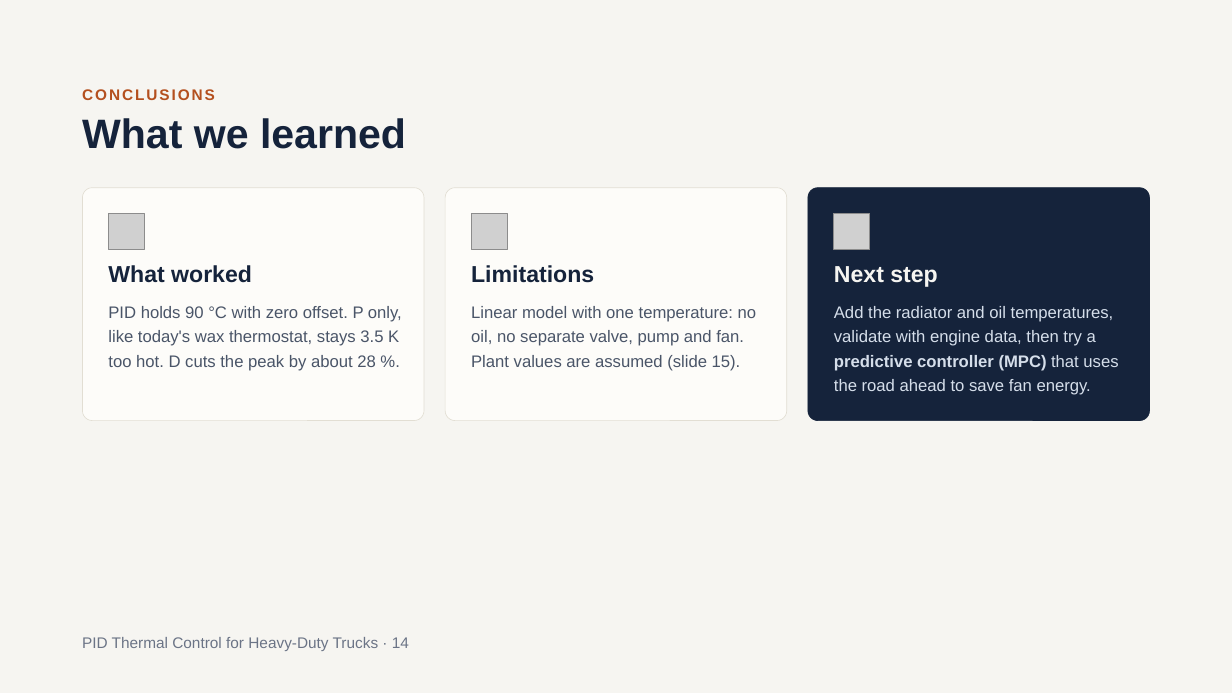
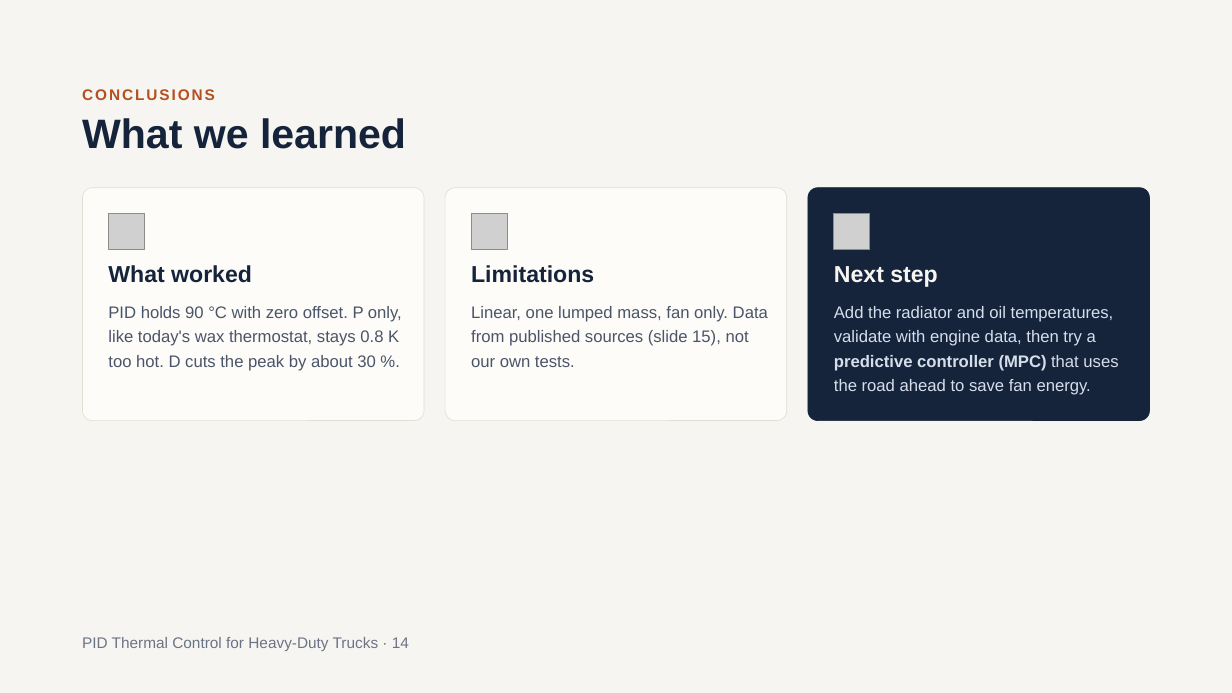
Before and after one commit to SushanthBibi/PID-Cooling-matlab, a slide deck: slide 14 of PID_Thermal_Control_for_Heavy-Duty_Trucks_v2.pptx. Drawn at 1232x693 pixels with LibreOffice and Linux fonts; fonts in the diff are those of the drawing; grey boxes stand for pictures. Boxes give left, top, right and bottom in pixels: in the first picture for what was removed or moved away, otherwise in the second. Text is boxed around its words. In the diff, an @@ line names an element or a change of style, - is before the commit and + after.

```diff
--- a/PID_Thermal_Control_for_Heavy-Duty_Trucks_v2.pptx
+++ b/PID_Thermal_Control_for_Heavy-Duty_Trucks_v2.pptx
@@ text at <box>108,306,402,371</box>: text changed @@
-PID holds 90 °C with zero offset. P only, like today's wax thermostat, stays 3.5 K too hot. D cuts the peak by about 28 %.
+PID holds 90 °C with zero offset. P only, like today's wax thermostat, stays 0.8 K too hot. D cuts the peak by about 30 %.
@@ text at <box>471,306,768,367</box>: text changed @@
-Linear model with one temperature: no oil, no separate valve, pump and fan. Plant values are assumed (slide 15).
+Linear, one lumped mass, fan only. Data from published sources (slide 15), not our own tests.
```
Also in this commit, not shown: 8 other slides changed.
